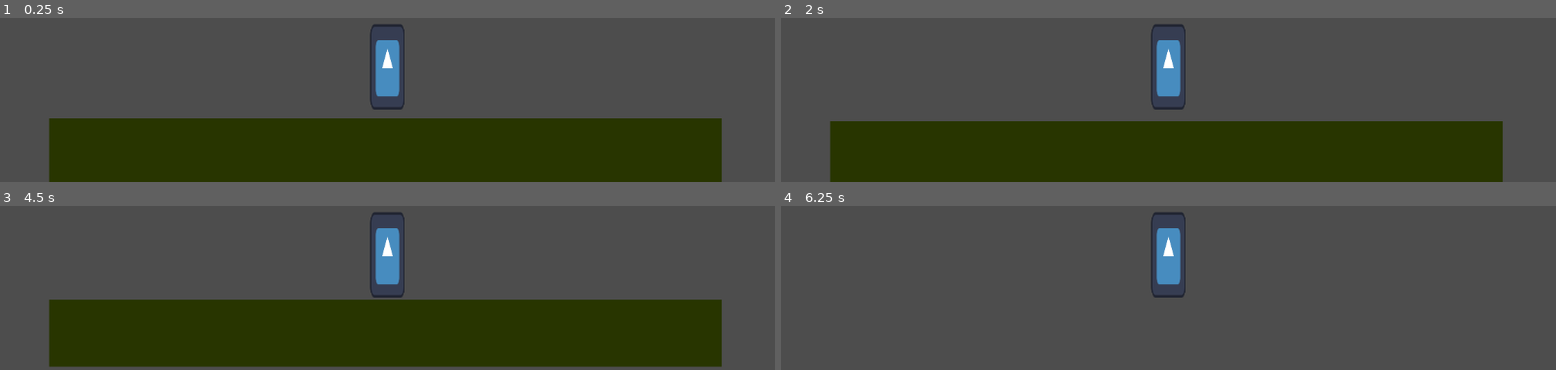
Above: before the commit, frames 1-4 (two rows, left to right).
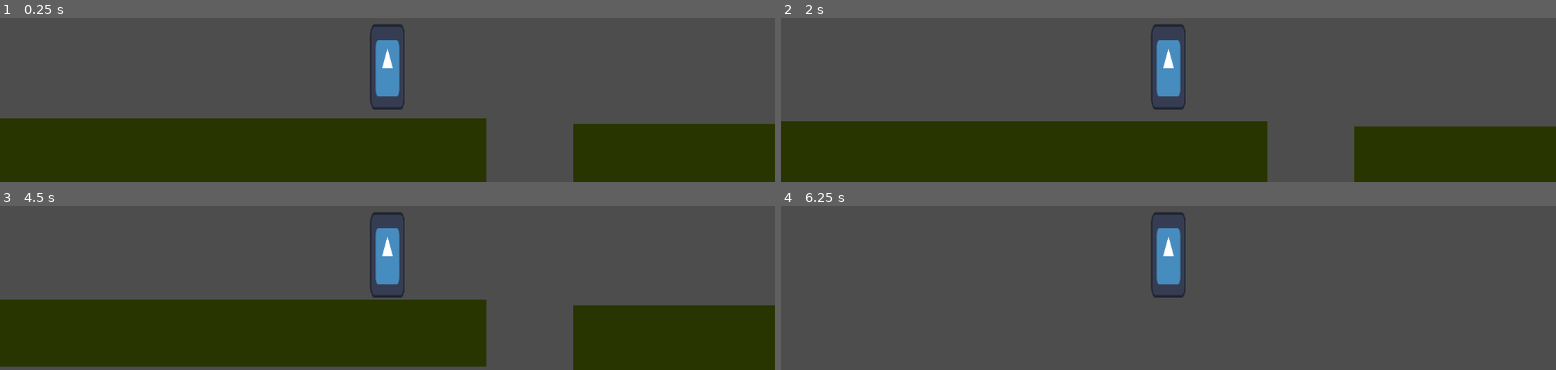
Above: after the commit, the same moments.

Repository: Maroet01/BoomerangGame
Game: Godot game, scene res://scenes/world.tscn
The game is run twice, just before and just after one commit, with the same random seed, the same clock (stepped at 60 frames per second) and the same inputs. The engine's default icon, where the game draws it, is replaced by a stand-in: a white triangle on a blue panel in a dark square.
Inputs:
- Up to frame 1 (0.25 s): no input
- Up to frame 2 (2 s): tap Enter at 0.5 s; hold E (shot_right) from 0.53 s (still down); tap F (recall_boomerang) at 0.6, 1.35 s; tap Up (jump) at 0.77, 1.52 s; tap Space at 1.25 s
- Up to frame 3 (4.5 s): release E (shot_right) at 2.03 s; hold Q (shot_left) 2.03-2.78 s; tap F (recall_boomerang) every 0.75 s from 2.1 to 4.35 s; tap Enter at 2.75 s; hold E (shot_right) 2.78-4.28 s; tap Up (jump) at 3.02, 3.77 s; tap Space at 3.5 s; hold Q (shot_left) from 4.28 s (still down)
- Up to frame 4 (6.25 s): tap Up (jump) at 4.52, 6.02 s; tap Enter at 5 s; release Q (shot_left) at 5.03 s; hold E (shot_right) 5.03-5.78 s; tap F (recall_boomerang) at 5.1, 5.85 s; hold Q (shot_left) from 5.78 s (still down)

The runs differ from the first frame. In frame 1, 10% of the frame differs, in the area x 0-100%, y 61-100%; in frame 2, 9.6%; in frame 3, 11%, in the area x 0-100%, y 57-100%; in frame 4, nothing differs.

Commit message:
add death

Diff:
--- a/scripts/player.gd
+++ b/scripts/player.gd
@@ -3,12 +3,14 @@
 @export var SPEED = 300.0
 @export var JUMP_VELOCITY = -400.0
 @export var SPAWN_BOOMERANG_FROM_PLAYER = 100.0
-
+@export var DEATH_HEIGHT = 1000.0
+@export var START_POSITION = Vector2(350, 0)
 
 var boomerang_instance = null
+var gravity = ProjectSettings.get_setting("physics/2d/default_gravity")
 
-# Get the gravity from the project settings to be synced with RigidBody nodes.
-var gravity = ProjectSettings.get_setting("physics/2d/default_gravity")
+func _ready():
+	position = START_POSITION
 
 func _physics_process(delta):
 	handle_gravity(delta)
@@ -16,6 +18,8 @@
 	handle_movement()
 	handle_boomerang_throw()
 	handle_boomerang_recall()
+	check_death()
+	print(position)
 	move_and_slide()
 
 func handle_jump():
@@ -45,20 +49,27 @@
 func throw_boomerang(direction: float):
 	const BOOMERANG = preload("res://scenes/boomerang.tscn")
 
-	# Wenn der Boomerang noch nicht geworfen wurde, erzeuge einen neuen Boomerang
 	if boomerang_instance != null:
 		return
 
 	boomerang_instance = BOOMERANG.instantiate()
 	boomerang_instance.position = position + Vector2(SPAWN_BOOMERANG_FROM_PLAYER * direction, 0)
 	boomerang_instance.set("direction", Vector2(direction, 0))
-	get_parent().add_child(boomerang_instance) # this is so the boomerang does not move with the player
+	get_parent().add_child(boomerang_instance) # this is to avoid the boomerang moving with the player
 
 func recall_boomerang():
 	boomerang_instance.queue_free()
 	boomerang_instance = null
 
 func handle_gravity(delta):
-	# Add the gravity.
 	if not is_on_floor():
 		velocity.y += gravity * delta
+
+func check_death():
+	if position.y > DEATH_HEIGHT:
+		die()
+
+func die():
+	position = START_POSITION
+	# Hier könntest du zusätzliche Logik hinzufügen, um den Spielerzustand zurückzusetzen
+	# zum Beispiel die Energie, Leben, etc.
